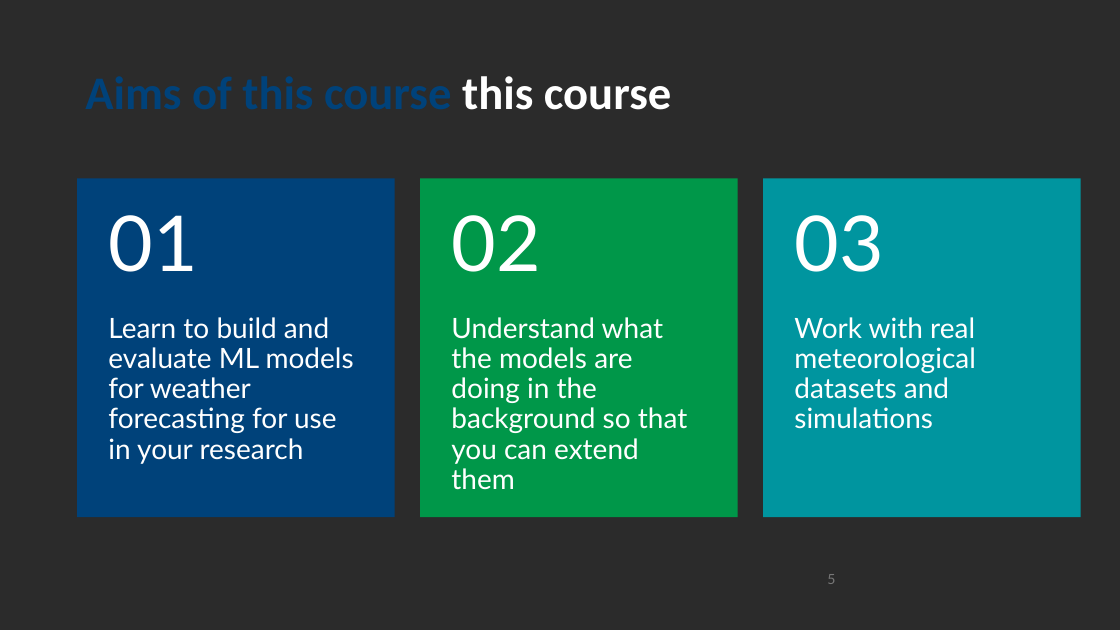
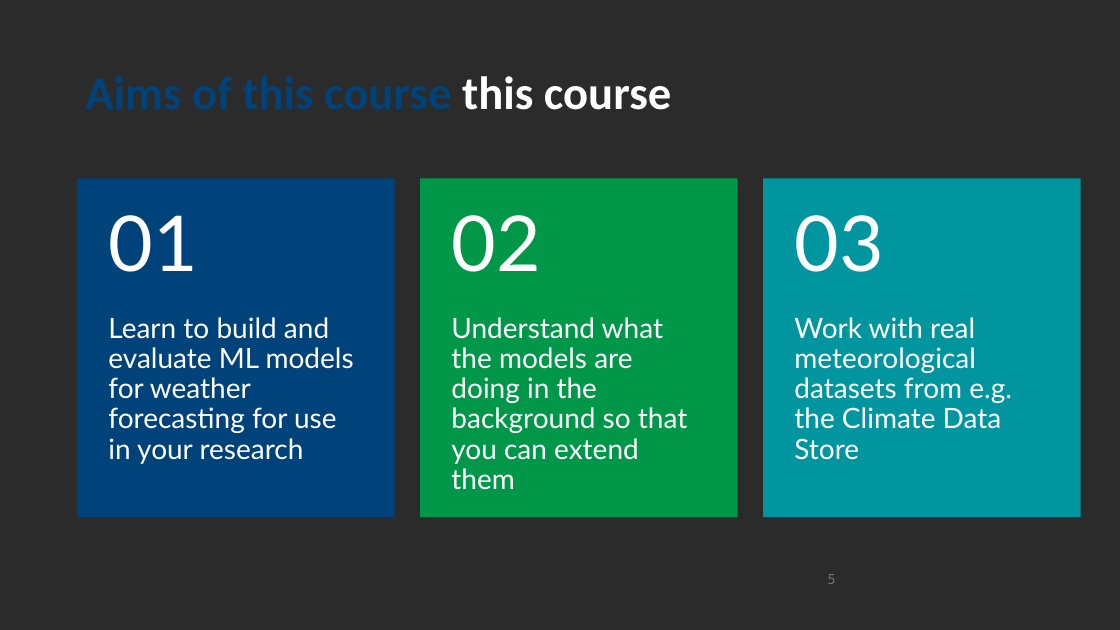
Before and after one commit to andrewcparnell/STAT41130, a slide deck: slide 5 of slides/day 1/D1C1_LR_NNs.pptx. Drawn at 1120x630 pixels with LibreOffice and Linux fonts; fonts in the diff are those of the drawing; background and template pictures are left out; a plain dark background stands for a picture behind light text. Boxes give left, top, right and bottom in pixels: in the first picture for what was removed or moved away, otherwise in the second. Text is boxed around its words. In the diff, an @@ line names an element or a change of style, - is before the commit and + after.

```diff
--- a/slides/day 1/D1C1_LR_NNs.pptx
+++ b/slides/day 1/D1C1_LR_NNs.pptx
@@ text at (794,317,1012,460): text changed @@
-Work with real meteorological datasets and simulations
+Work with real meteorological datasets from e.g. the Climate Data Store
```
Also in this commit, not shown: 9 other slides changed, 1 slide added, 1 other file.
